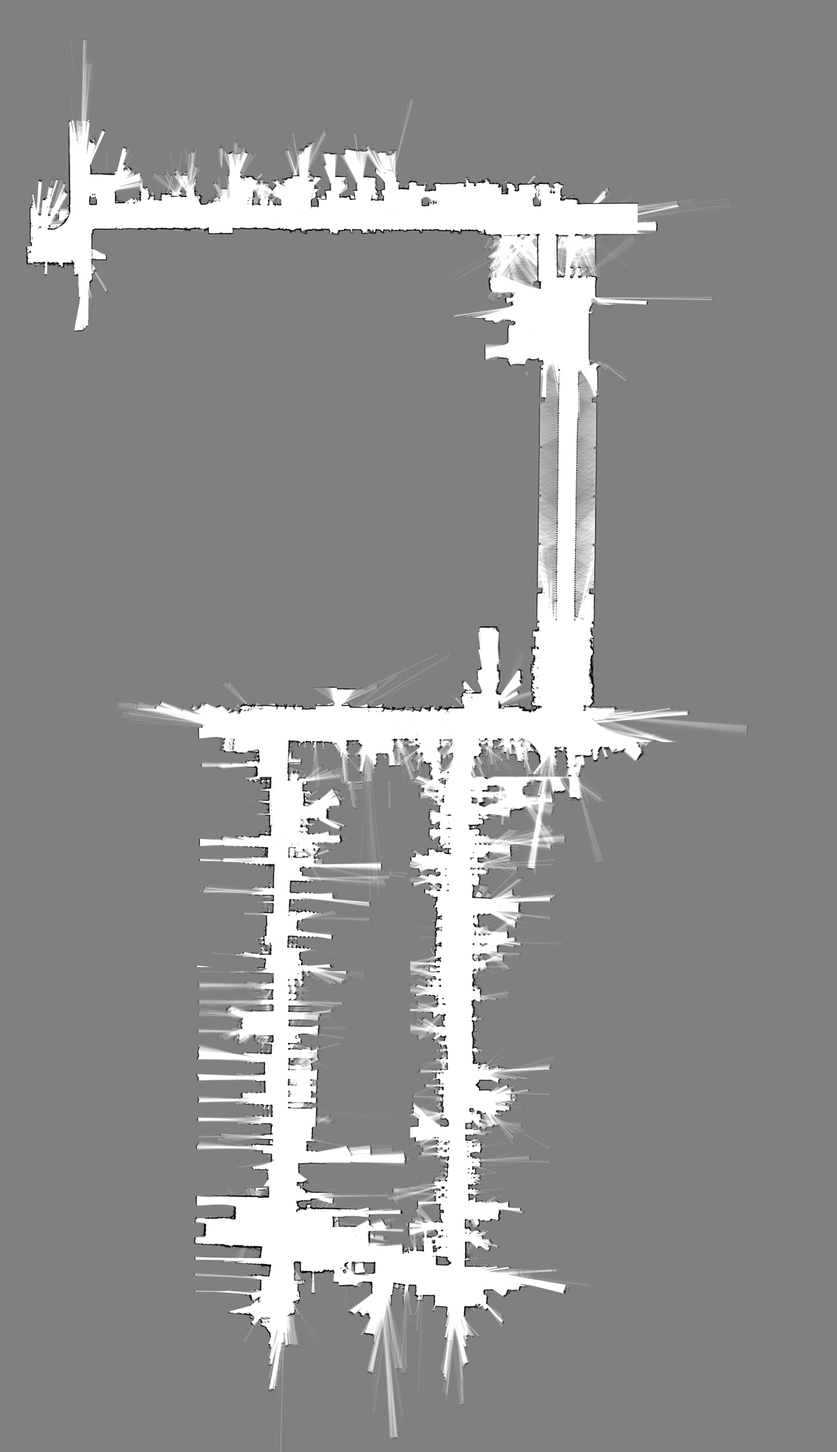
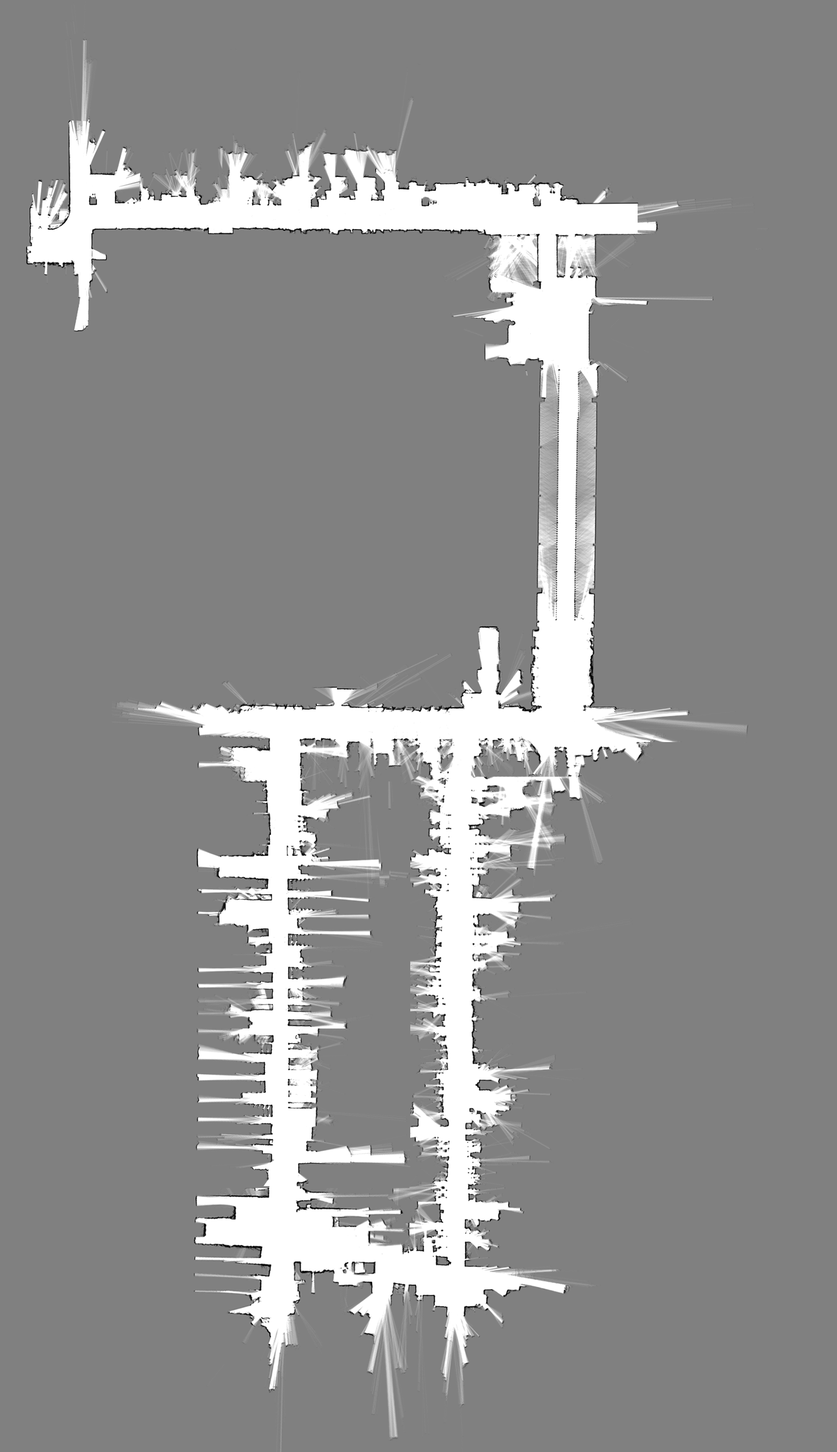
Layer changes from the first (837, 1452) image to the second:
added layer "图层 12" above "图层 11" over [left=194, top=731, right=383, bottom=1029]
